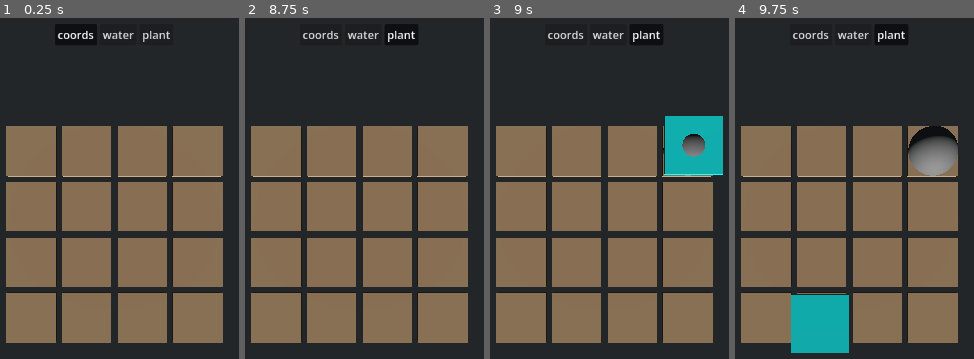
Above: before the commit, frames 1-4 (left to right).
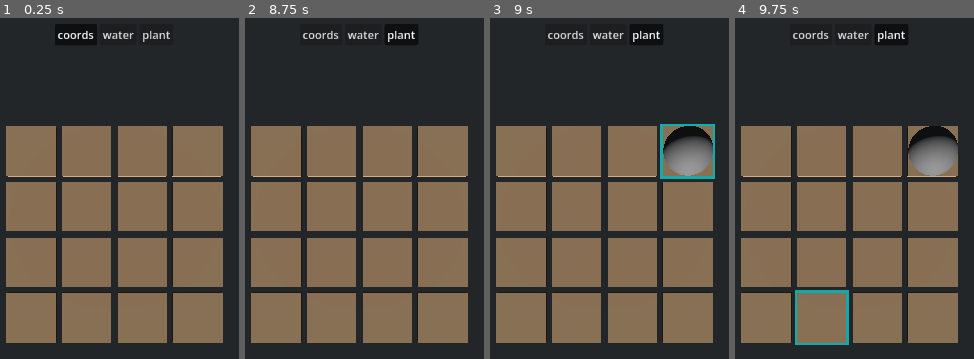
Above: after the commit, the same moments.

Repository: nicoexport/crops
Game: Godot game, scene res://scenes/game.tscn
The game is run twice, just before and just after one commit, with the same random seed, the same clock (stepped at 60 frames per second) and the same inputs.
Inputs (mouse positions are in pixels of both pictures, inside the frame that each line leads up to):
- Up to frame 1 (0.25 s): no input
- Up to frame 2 (8.75 s): click "coords" at 0.5 s; click "water" at 1.25 s; click "plant" at 2 s; click "coords" at 2.75 s; click "water" at 3.5 s; click "plant" at 4.25 s; click "coords" at 5 s; click "water" at 5.75 s; click "plant" at 6.5 s; tap Enter at 7.25 s; move the mouse to (outside the picture) at 7.27 s; hold 1 (1) 7.28-8.03 s; click (outside the picture) at 7.42 s; tap Space at 8 s; move the mouse to (outside the picture) at 8.02 s; tap 1 (1) at 8.1 s; click (outside the picture) at 8.17 s
- Up to frame 3 (9 s): tap Enter at 8.75 s; move the mouse to (683, 137) at 8.77 s; hold 2 (2) from 8.78 s (still down); click (683, 137) at 8.92 s
- Up to frame 4 (9.75 s): tap 1 (1) at 9.05, 9.6 s; tap Space at 9.5 s; move the mouse to (809, 324) at 9.52 s; release 2 (2) at 9.53 s; click (809, 324) at 9.67 s

Frames 1-2 are identical in both runs. In frame 3, 3.9% of the frame differs, in the area x 71-98%, y 28-48%; in frame 4, 4.0%, in the area x 23-48%, y 79-99%.

Commit message:
adjust interactor cell highlight

Diff:
--- a/scripts/interactor.gd
+++ b/scripts/interactor.gd
@@ -16,7 +16,7 @@
 
 func _ready() -> void:
 	highlight_box = CSGBox3D.new()
-	highlight_box.size = Vector3(1.1, 0.1, 1.1)
+	highlight_box.size = Vector3(1.1, 0.05, 1.1)
 	var mat = StandardMaterial3D.new()
 	mat.albedo_color = Color(0, 1, 1, 0.5)
 	highlight_box.material = mat
@@ -67,7 +67,7 @@
 	if result:
 		highlight_box.visible = true
 		var pos: Vector3 = result.collider.global_position
-		highlight_box.position = pos + Vector3(0, 0.4, 0)
+		highlight_box.position = pos
 
 		if interaction_intended:
 			if result.collider is CellView:
